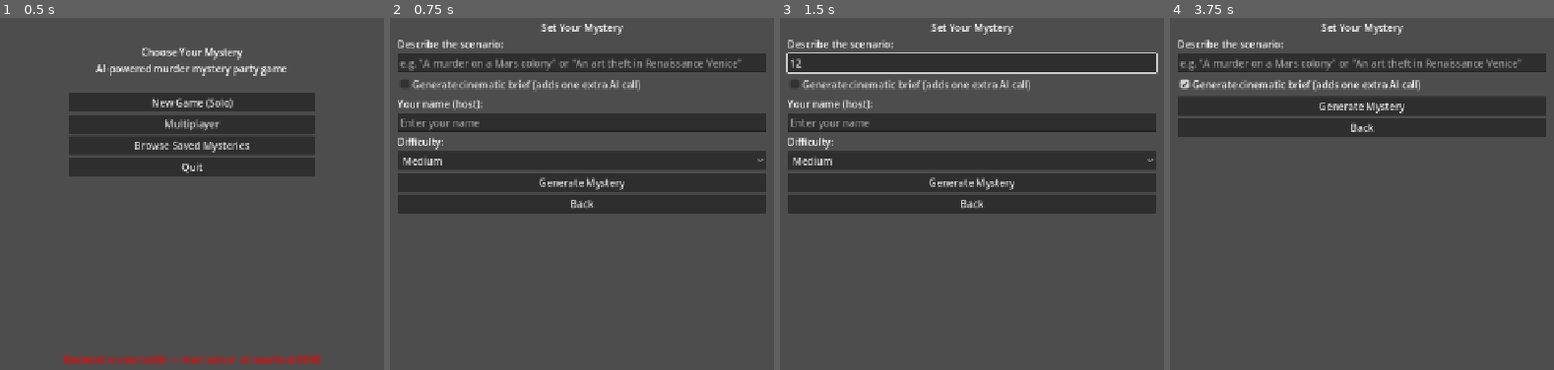
Above: before the commit, frames 1-4 (left to right).
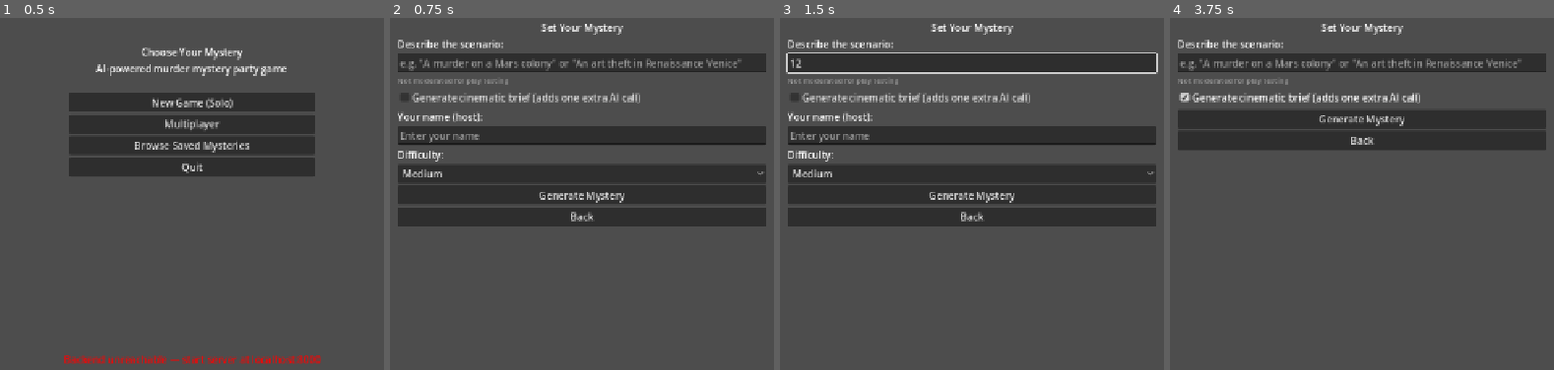
Above: after the commit, the same moments.

Repository: Blutomania/SocialGaming
Game: Godot game, scene res://scenes/ui/MainMenu.tscn
Two runs of this game, one before a commit and one after it. Both use one fixed random seed, a clock stepped at 60 frames per second and the inputs below.
Inputs (mouse positions are in pixels of both pictures, inside the frame that each line leads up to):
- Up to frame 1 (0.5 s): no input
- Up to frame 2 (0.75 s): click "Multiplayer" at 0.5 s
- Up to frame 3 (1.5 s): click (972, 63) at 1.27 s; type "12" at 1.35 s
- Up to frame 4 (3.75 s): click "Back" at 2 s; click "New Game (Solo)" at 2.75 s; click "Generate cinematic brief (add…" at 3.5 s

Frame 1 is identical in both runs. In frame 2, 18% of the frame differs, in the area x 2-98%, y 17-60%; in frame 3, 18%; in frame 4, 8.9%.

Commit message:
CYM: the moderation call recorded, and the saved-mystery dropdown unstuck
Two of item 17's blockers, on the owner's direction.

Moderation: none. No wordlist, no Claude pass — the room is people who
chose to play together. What ships instead is a line under the prompt
entry box, "Not moderated for play testing", and the reminder is the
point as much as the cover: the failure mode for "no moderation yet" is
not that it is wrong today, it is that it is invisible and becomes the
status quo by default. Explicitly not the Steam answer.

It is absent from the phone client because mobile.html has no prompt
entry box at all — Session 26's room-first flow is server-only.

The reusable-mystery dropdown was in the build and had never worked.
MainMenu's browse popup listed saved mysteries by title correctly, but
none of its signals were connected: _on_browse_item_selected was dead
code, clicking a row did nothing, and the popup could not be dismissed
(a Godot Window does not hide itself on close_requested). Wired now.

Still single-player only — a selected mystery goes to CaseDisplay, never
to create_game(mystery_slug), which the server has supported all along.
Flagged, not built; it is a design call.

Godot-side only, so nothing was run — this wants one F5.

Co-Authored-By: Claude Opus 5 <noreply@anthropic.com>
Claude-Session: https://claude.ai/code/session_01X8rRRwWt4W8wqmS8kLMtgh

Diff:
--- a/godot/scenes/ui/MysteryGeneration.tscn
+++ b/godot/scenes/ui/MysteryGeneration.tscn
@@ -37,6 +37,12 @@
 [node name="PromptInput" type="LineEdit" parent="VBox"]
 layout_mode = 2
 placeholder_text = "e.g. \"A murder on a Mars colony\" or \"An art theft in Renaissance Venice\""
+
+[node name="ModerationNoticeLabel" type="Label" parent="VBox"]
+layout_mode = 2
+theme_override_colors/font_color = Color(0.6, 0.6, 0.6, 1)
+theme_override_font_sizes/font_size = 12
+text = "Not moderated for play testing"
 
 [node name="CinematicCheckbox" type="CheckBox" parent="VBox"]
 layout_mode = 2
--- a/godot/scripts/ui/main_menu.gd
+++ b/godot/scripts/ui/main_menu.gd
@@ -18,6 +18,7 @@
 @onready var status_label: Label = $StatusLabel
 @onready var browse_popup: Window = $BrowsePopup          ## Created in scene
 @onready var browse_list: ItemList = $BrowsePopup/VBox/ItemList
+@onready var browse_close_button: Button = $BrowsePopup/VBox/CloseButton
 
 var _saved_mysteries: Array = []
 
@@ -30,6 +31,14 @@
 	multiplayer_button.pressed.connect(_on_multiplayer)
 	browse_button.pressed.connect(_on_browse)
 	quit_button.pressed.connect(get_tree().quit)
+
+	# The browse popup's own signals. None of these were connected before, so the
+	# popup opened, listed the saved mysteries, and then did nothing at all:
+	# clicking a row was inert and the window could not be dismissed (a Godot
+	# Window does not hide itself on close_requested — the handler has to).
+	browse_list.item_selected.connect(_on_browse_item_selected)
+	browse_close_button.pressed.connect(browse_popup.hide)
+	browse_popup.close_requested.connect(browse_popup.hide)
 
 	# Verify backend is reachable on startup
 	status_label.text = "Checking backend…"
Not shown, changed: CLAUDE.md
Not shown, changed: SESSIONS.md
